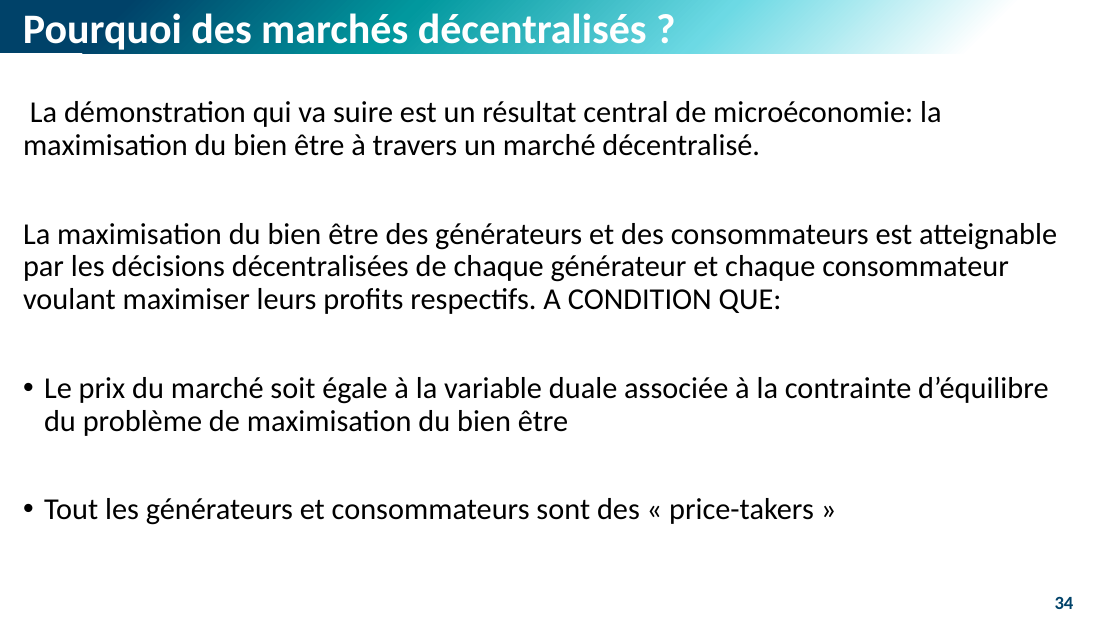
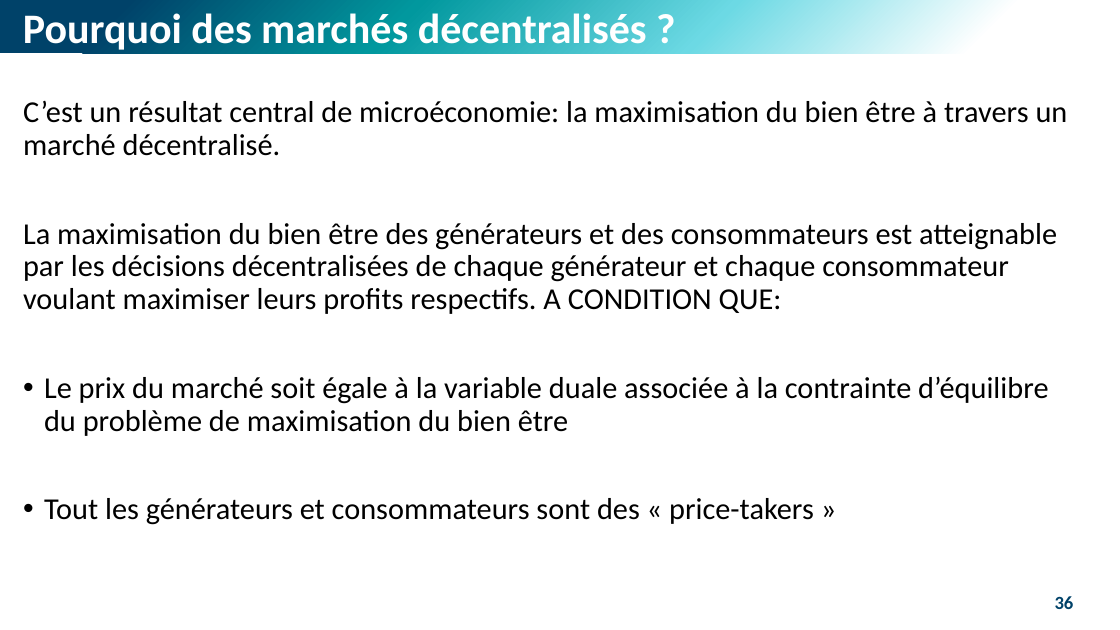
Before and after one commit to M-Berthelin/energy_mod_ISEL_MIX5, a slide deck: slide 36 of slides/4_Market.pptx (slide 34 before the commit). Drawn at 1120x630 pixels with LibreOffice and Linux fonts; fonts in the diff are those of the drawing. Boxes give left, top, right and bottom in pixels: in the first picture for what was removed or moved away, otherwise in the second. Text is boxed around its words. In the diff, an @@ line names an element or a change of style, - is before the commit and + after.

```diff
--- a/slides/4_Market.pptx
+++ b/slides/4_Market.pptx
@@ text at box(23, 100, 1068, 156): text changed @@
-La démonstration qui va suire est un résultat central de microéconomie: la maximisation du bien être à travers un marché décentralisé.
+C’est un résultat central de microéconomie: la maximisation du bien être à travers un marché décentralisé.
@@ page number at box(1055, 596, 1074, 609): text changed @@
-34
+36
```
Also in this commit, not shown: 6 other slides changed, 1 slide added, 1 slide removed, 1 other file.
